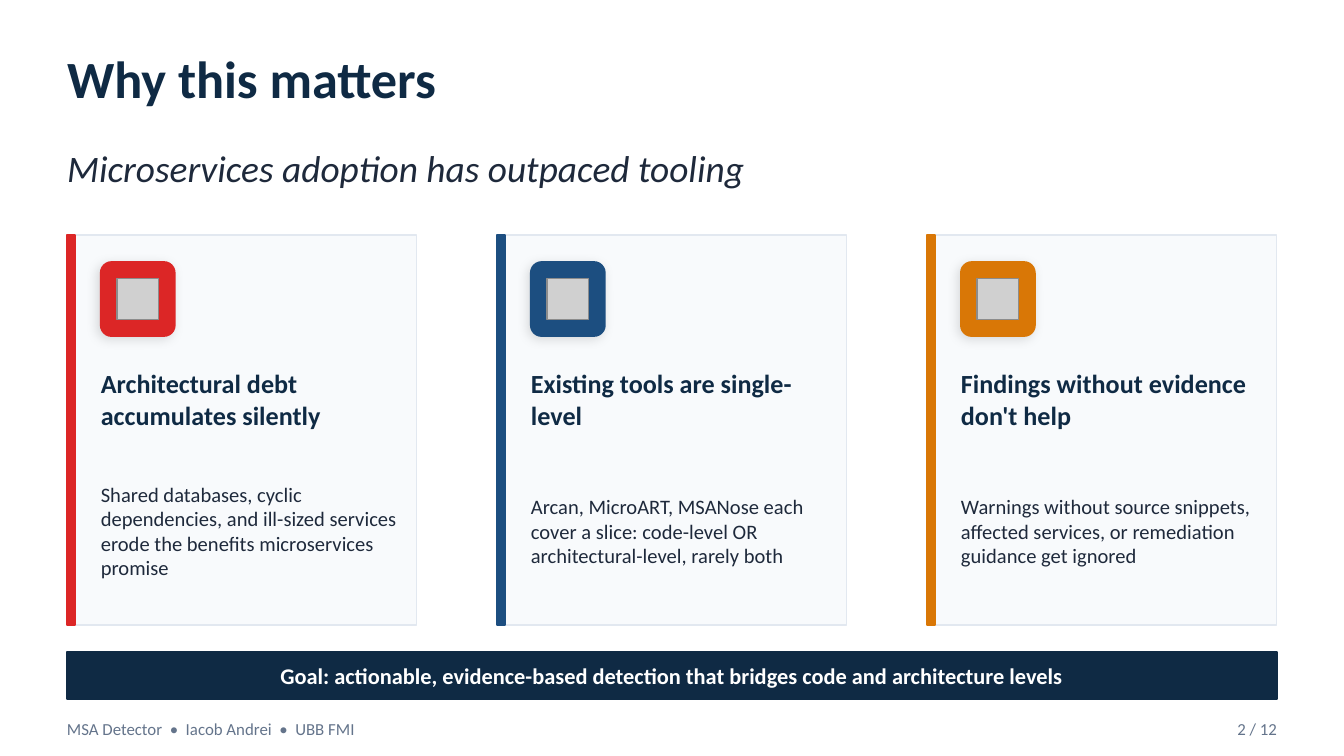
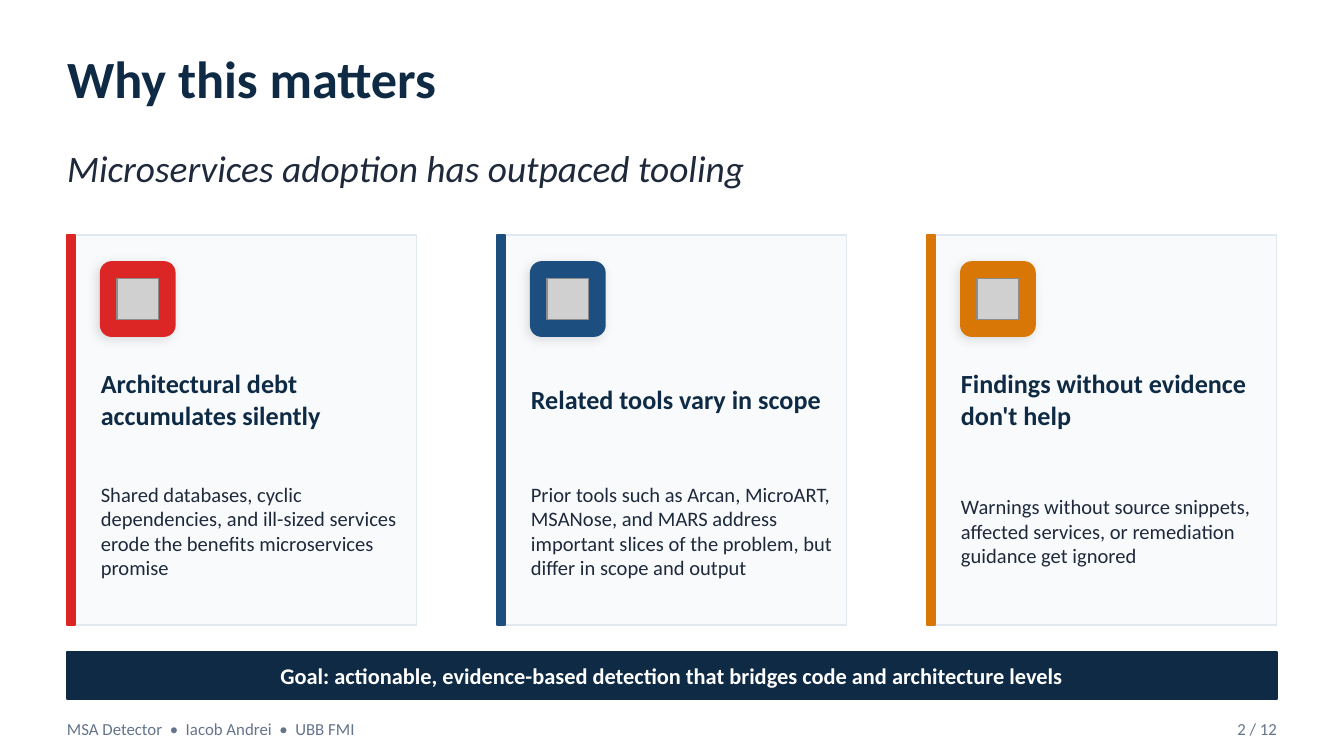
Before and after one commit to andrei45635/dissertation_backend, a slide deck: slide 2 of thesis/presentation/MSA_Detector_Defense.pptx. Drawn at 1344x756 pixels with LibreOffice and Linux fonts; fonts in the diff are those of the drawing; grey boxes stand for pictures. Boxes give left, top, right and bottom in pixels: in the first picture for what was removed or moved away, otherwise in the second. Text is boxed around its words. In the diff, an @@ line names an element or a change of style, - is before the commit and + after.

```diff
--- a/thesis/presentation/MSA_Detector_Defense.pptx
+++ b/thesis/presentation/MSA_Detector_Defense.pptx
@@ text at [531, 390, 821, 413]: text changed @@
-Existing tools are single-level
+Related tools vary in scope
@@ text at [531, 487, 831, 579]: text changed @@
-Arcan, MicroART, MSANose each cover a slice: code-level OR architectural-level, rarely both
+Prior tools such as Arcan, MicroART, MSANose, and MARS address important slices of the problem, but differ in scope and output
```
Also in this commit, not shown: 5 other slides changed, 3 other files.
